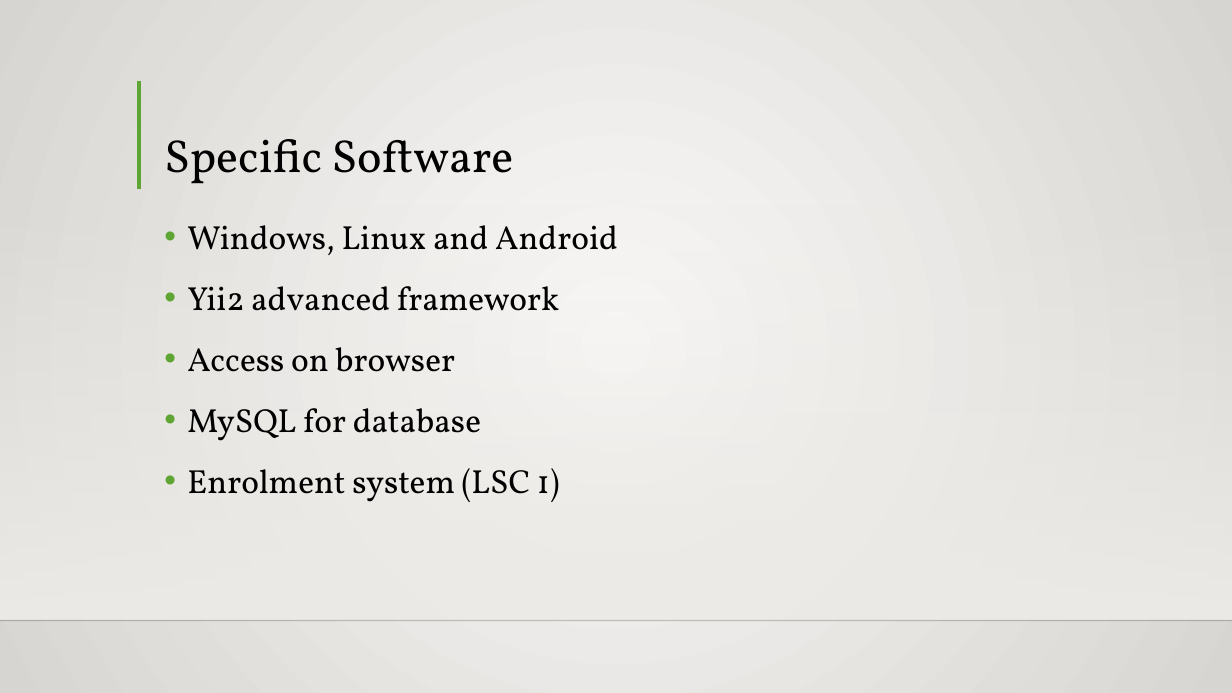
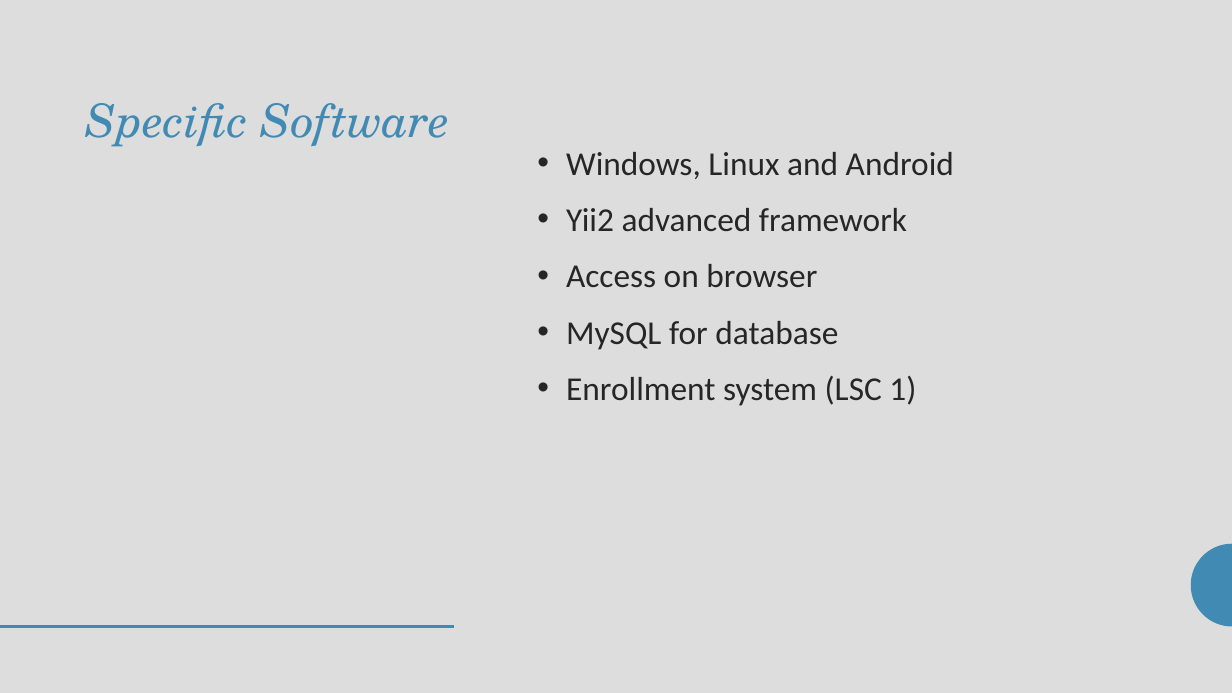
Before and after one commit to seans888/Project---LSC-2, a slide deck: slide 11 of Documentation/MCSPROJ/LSC-LMS PPT.pptx. Drawn at 1232x693 pixels with LibreOffice and Linux fonts; fonts in the diff are those of the drawing; background and template pictures are left out. Boxes give left, top, right and bottom in pixels: in the first picture for what was removed or moved away, otherwise in the second. Text is boxed around its words. In the diff, an @@ line names an element or a change of style, - is before the commit and + after.

```diff
--- a/Documentation/MCSPROJ/LSC-LMS PPT.pptx
+++ b/Documentation/MCSPROJ/LSC-LMS PPT.pptx
@@ background gradient #FAFAF9 to #D7D5D2 to #DDDDDD @@
@@ line removed from (139, 80) to (139, 189) @@
@@ title "Specific Software": place and size @@
-title "Specific Software" at <box>164,139,514,184</box>
+title "Specific Software" at <box>86,103,450,147</box>
@@ title "Specific Software" at <box>86,103,450,147</box>: font Vollkorn to TeX Gyre Schola, text colour #000000 to #418AB3, italic on; alignment left to right; vertical alignment bottom to top @@
@@ text "Windows, Linux and Android": place and size @@
-text "Windows, Linux and Android" at <box>187,225,618,502</box>
+text "Windows, Linux and Android" at <box>566,152,954,406</box>
@@ text at <box>566,152,954,350</box>: font Vollkorn to Calibri, text colour #000000 to #262626 in "Windows, Linux and Android", "Yii2 advanced framework", "Access on browser", "MySQL for database"; indent changed; line spacing 1.2 to 1.12; less space between paragraphs @@
@@ rectangle removed at <box>0,203,1232,619</box> @@
@@ text at <box>566,376,916,406</box>: text changed; font Vollkorn to Calibri; text colour #000000 to #262626 @@
-• Enrolment system (LSC 1)
+• Enrollment system (LSC 1)
@@ freeform shape added at <box>1191,543,1232,627</box>, fill #418AB3 @@
@@ line removed from (0, 621) to (1232, 621) @@
@@ line added from (0, 627) to (455, 627), #418AB3 2 pt @@
```
Also in this commit, not shown: 14 other slides changed, 6 slides added, 1 slide removed.
